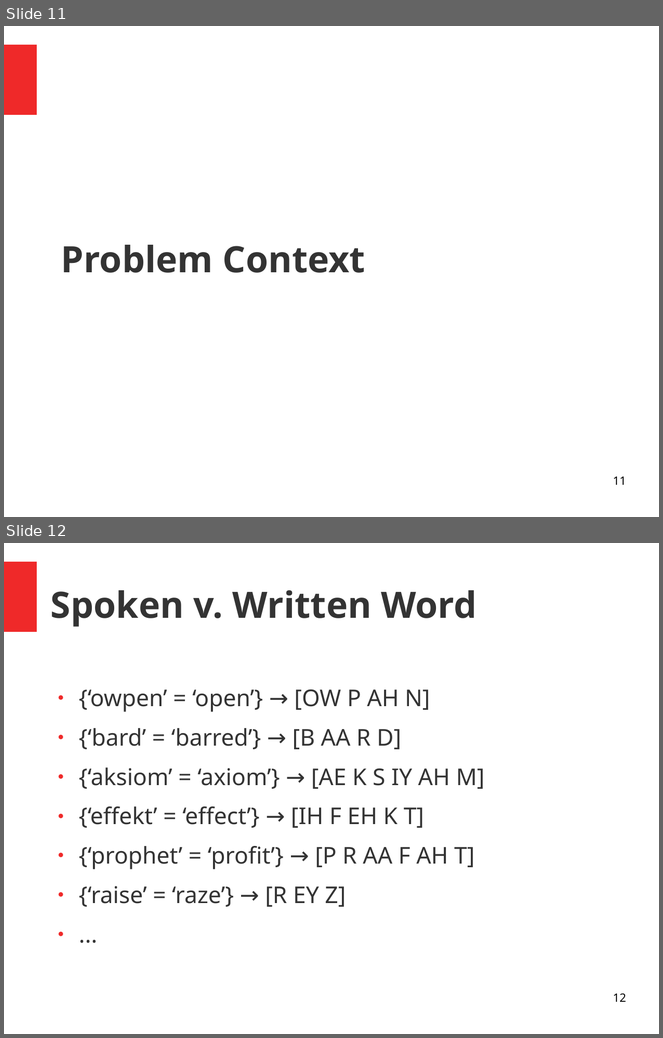
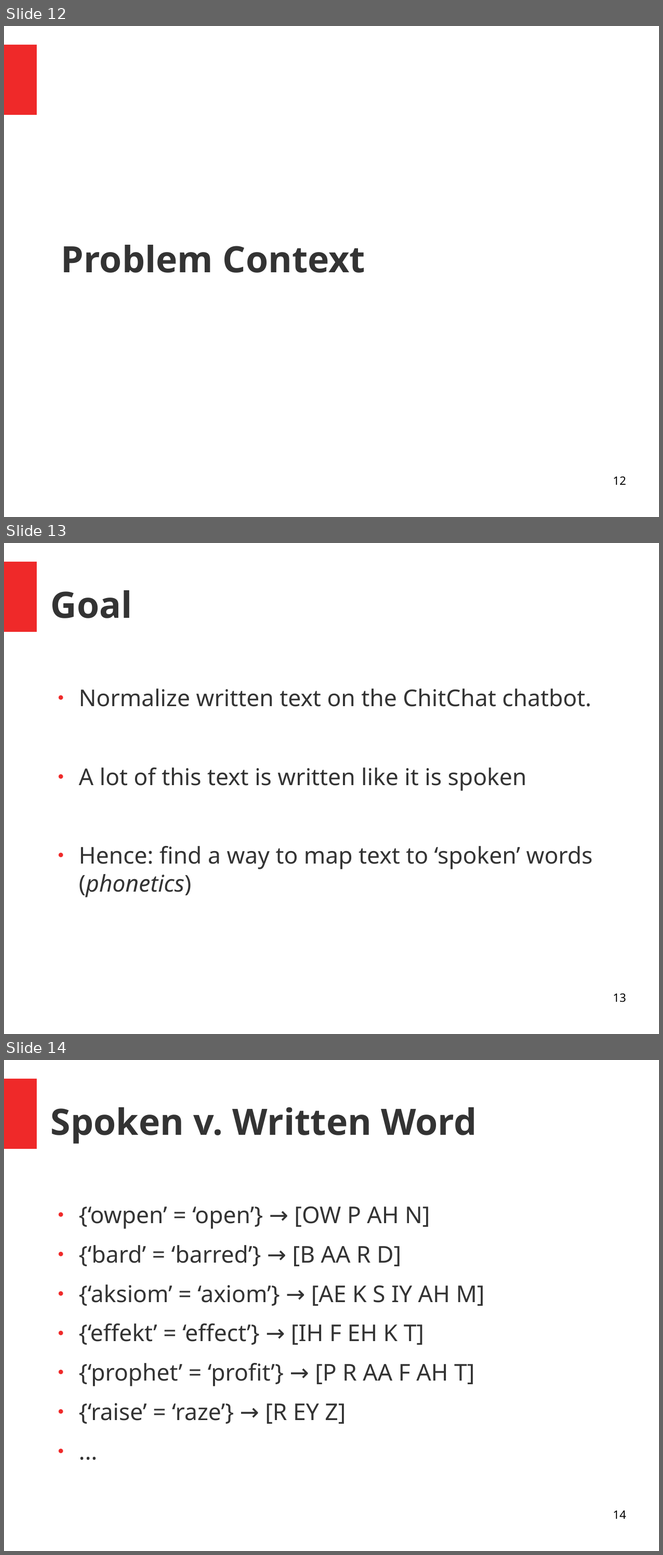
Before and after one commit to JasperHG90/Phonorm, a slide deck: docs/phonorm.odp. Shown one above the other, each under a label of ours: slides 11 and 12 before the commit, slides 12, 13 and 14 after it. The pictures are 663x1038 and 663x1555 pixels, drawn with LibreOffice and Linux fonts; fonts in the diff are those of the drawing. Boxes give left, top, right and bottom in pixels: in the first picture for what was removed or moved away, otherwise in the second. Text is boxed around its words. In the diff, an @@ line names an element or a change of style, - is before the commit and + after.

```diff
--- a/docs/phonorm.odp
+++ b/docs/phonorm.odp
@@ slide 13 added at (4,543,659,1034), background #FFFFFF; not listed: 1 template element that a slide beside it also shows @@
@@ title added at (51,590,132,618), 44 pt, text #333333, bold @@
+Goal
@@ text added at (79,689,593,898), 28 pt, text #333333 @@
+● Normalize written text on the ChitChat chatbot.
+● A lot of this text is written like it is spoken
+● Hence: find a way to map text to ‘spoken’ words (phonetics)
@@ page number added at (613,994,626,1003), 14 pt, text #000000 @@
+13
@@ what was slide 11 is now slide 12 @@
@@ page number at (613,477,626,485): text changed @@
-11
+12
@@ what was slide 12 is now slide 14 @@
@@ page number at (613,1511,626,1519): text changed @@
-12
+14
```
Also in this commit, not shown: 7 slides changed, 2 other slides added, 4 slides removed, 1 other file.
